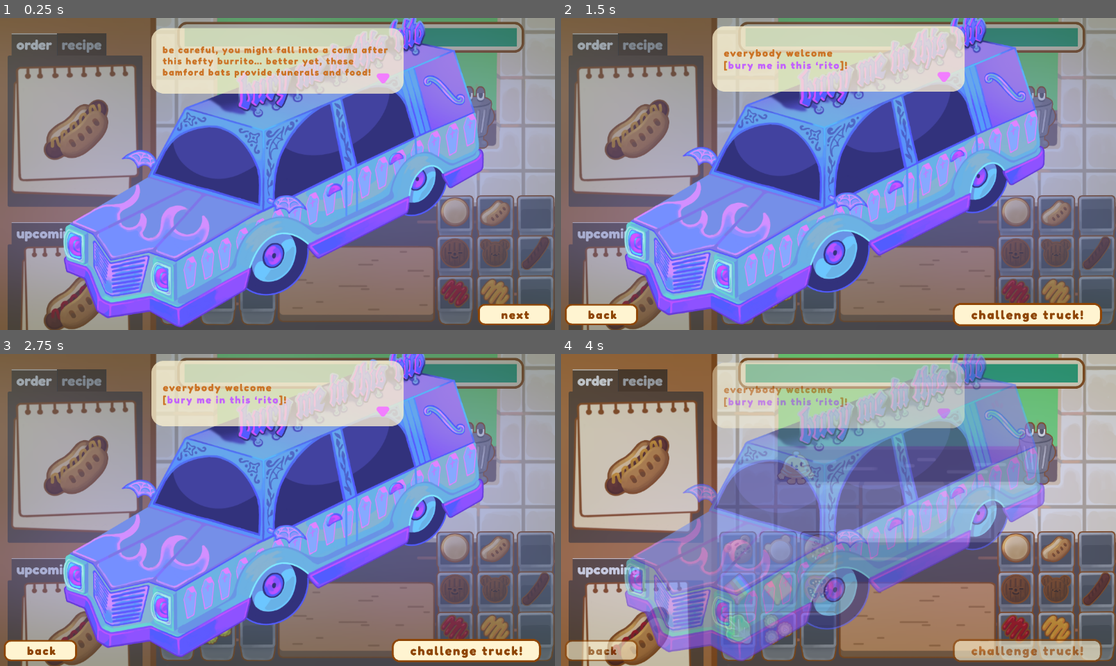
Above: before the commit, frames 1-4 (two rows, left to right).
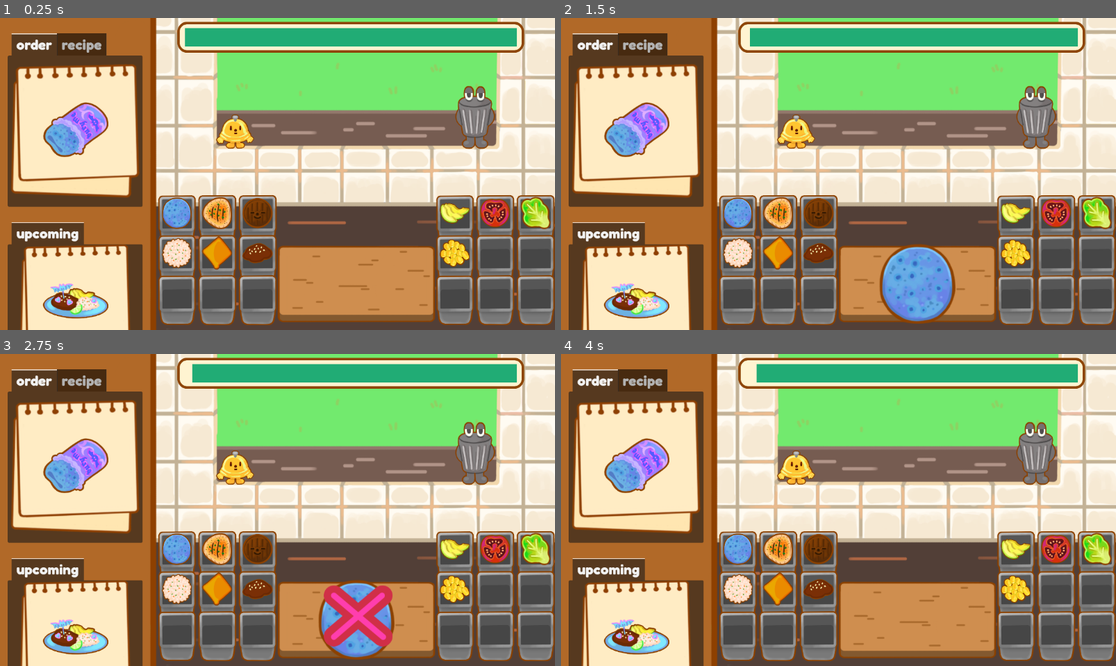
Above: after the commit, the same moments.

Repository: Gus700/FoodTruckBattles
Game: Godot game, scene res://scenes/Level2.tscn
The game is run twice, just before and just after one commit, with the same random seed, the same clock (stepped at 60 frames per second) and the same inputs. This scene is started directly instead of the project's main scene.
Inputs (mouse positions are in pixels of both pictures, inside the frame that each line leads up to):
- Up to frame 1 (0.25 s): no input
- Up to frame 2 (1.5 s): click (1077, 314) at 0.52 s; click (738, 211) at 1.27 s
- Up to frame 3 (2.75 s): click (233, 466) at 2 s
- Up to frame 4 (4 s): click (1038, 453) at 2.75 s; click (1027, 650) at 3.52 s

The runs differ from the first frame. In frame 1, 95% of the frame differs, in the area x 0-100%, y 0-100%; in frame 2, 95%; in frame 3, 95%; in frame 4, 93%.

Commit message:
Level 2 gameplay now in

Diff:
--- a/resourceData/ingredients/avacado.tres
+++ /dev/null
@@ -1,9 +0,0 @@
-[gd_resource type="Resource" script_class="BaseIngredient" load_steps=3 format=3 uid="uid://c8nic1m6w358y"]
-
-[ext_resource type="Texture2D" uid="uid://dgib38dbw7yvu" path="res://assets/food/ingredients/avocado.png" id="1_a878v"]
-[ext_resource type="Script" path="res://scripts/baseIngredient.gd" id="1_klq7i"]
-
-[resource]
-script = ExtResource("1_klq7i")
-ingrName = "avacado"
-mainTexture = ExtResource("1_a878v")
--- /dev/null
+++ b/resourceData/ingredients/avocado.tres
@@ -0,0 +1,9 @@
+[gd_resource type="Resource" script_class="BaseIngredient" load_steps=3 format=3 uid="uid://c8nic1m6w358y"]
+
+[ext_resource type="Texture2D" uid="uid://dgib38dbw7yvu" path="res://assets/food/ingredients/avocado.png" id="1_yxhn7"]
+[ext_resource type="Script" path="res://scripts/baseIngredient.gd" id="2_bmgex"]
+
+[resource]
+script = ExtResource("2_bmgex")
+ingrName = "avocado"
+mainTexture = ExtResource("1_yxhn7")
--- a/resourceData/orders/mole.tres
+++ b/resourceData/orders/mole.tres
@@ -5,5 +5,5 @@
 
 [resource]
 script = ExtResource("1_rhp2x")
-recipe = Array[String](["chickenBreast", "moleSauce", "rice ", "avocado"])
+recipe = Array[String](["chickenBreast", "moleSauce", "rice", "avocado"])
 mainTexture = ExtResource("1_ybjdp")
--- a/scenes/Level2.tscn
+++ b/scenes/Level2.tscn
@@ -1,15 +1,75 @@
-[gd_scene load_steps=6 format=3 uid="uid://bpeuhwuf7kl1q"]
+[gd_scene load_steps=17 format=3 uid="uid://c3s32hj4j2ejd"]
 
 [ext_resource type="PackedScene" uid="uid://eddd6ar36cnd" path="res://scenes/Level.tscn" id="1_yn5su"]
 [ext_resource type="Texture2D" uid="uid://c6n64wm1m2ccm" path="res://assets/loreScenes/truck_intro/buryme0.png" id="2_r21te"]
+[ext_resource type="Resource" uid="uid://blwnyyjemk5" path="res://resourceData/orders/mole.tres" id="2_u0qop"]
+[ext_resource type="Resource" uid="uid://noh0mdooxl8h" path="res://resourceData/orders/burrito.tres" id="3_l1nch"]
 [ext_resource type="Texture2D" uid="uid://bpsb465dfjdex" path="res://assets/loreScenes/truck_intro/buryme1.png" id="3_stvhd"]
 [ext_resource type="Texture2D" uid="uid://8ei7gxjmkwop" path="res://assets/loreScenes/lore_bg/buryme_bg.png" id="4_byxme"]
+[ext_resource type="Resource" path="res://resourceData/ingredients/blueTortilla.tres" id="4_fnkj6"]
+[ext_resource type="Resource" uid="uid://bqlu870vitjk5" path="res://resourceData/ingredients/chickenBreast.tres" id="5_fplm3"]
 [ext_resource type="Texture2D" uid="uid://ckj3vve1hpewn" path="res://assets/trucks/bury_me.png" id="5_rta48"]
+[ext_resource type="Resource" uid="uid://dp6bqwo157oj8" path="res://resourceData/ingredients/clownPatty.tres" id="6_cpo68"]
+[ext_resource type="Resource" path="res://resourceData/ingredients/rice.tres" id="7_q0x38"]
+[ext_resource type="Resource" path="res://resourceData/ingredients/moleSauce.tres" id="8_6ftcy"]
+[ext_resource type="Resource" uid="uid://c8nic1m6w358y" path="res://resourceData/ingredients/avocado.tres" id="9_0u3dr"]
+[ext_resource type="Resource" uid="uid://jmfdb4rty8s5" path="res://resourceData/ingredients/tomato.tres" id="10_p2on5"]
+[ext_resource type="Resource" uid="uid://pk1tim3x7tr1" path="res://resourceData/ingredients/lettuce.tres" id="11_8orn6"]
+[ext_resource type="Resource" path="res://resourceData/ingredients/corn.tres" id="12_rhcwv"]
 
 [node name="Level" instance=ExtResource("1_yn5su")]
-currentLevelName = "Level2"
+currentLevelName = "Level3"
+
+[node name="Order Area" parent="." index="2"]
+orderTypes = Array[Resource]([ExtResource("2_u0qop"), ExtResource("3_l1nch")])
+
+[node name="SelectableIngredient" parent="Ingredients Area/LeftIngr/HBoxContainer" index="0"]
+ingrResource = ExtResource("4_fnkj6")
+
+[node name="SelectableIngredient2" parent="Ingredients Area/LeftIngr/HBoxContainer" index="1"]
+ingrResource = ExtResource("5_fplm3")
+
+[node name="SelectableIngredient3" parent="Ingredients Area/LeftIngr/HBoxContainer" index="2"]
+ingrResource = ExtResource("6_cpo68")
+
+[node name="SelectableIngredient" parent="Ingredients Area/LeftIngr/HBoxContainer2" index="0"]
+ingrResource = ExtResource("7_q0x38")
+
+[node name="SelectableIngredient3" parent="Ingredients Area/LeftIngr/HBoxContainer2" index="2"]
+ingrResource = ExtResource("8_6ftcy")
+
+[node name="SelectableIngredient" parent="Ingredients Area/LeftIngr/HBoxContainer3" index="0"]
+ingrResource = null
+
+[node name="SelectableIngredient2" parent="Ingredients Area/LeftIngr/HBoxContainer3" index="1"]
+ingrResource = null
+
+[node name="SelectableIngredient" parent="Ingredients Area/RightIngr/HBoxContainer" index="0"]
+ingrResource = ExtResource("9_0u3dr")
+
+[node name="SelectableIngredient2" parent="Ingredients Area/RightIngr/HBoxContainer" index="1"]
+ingrResource = ExtResource("10_p2on5")
+
+[node name="SelectableIngredient3" parent="Ingredients Area/RightIngr/HBoxContainer" index="2"]
+ingrResource = ExtResource("11_8orn6")
+
+[node name="SelectableIngredient" parent="Ingredients Area/RightIngr/HBoxContainer2" index="0"]
+ingrResource = ExtResource("12_rhcwv")
+
+[node name="SelectableIngredient2" parent="Ingredients Area/RightIngr/HBoxContainer2" index="1"]
+ingrResource = null
+
+[node name="SelectableIngredient3" parent="Ingredients Area/RightIngr/HBoxContainer2" index="2"]
+ingrResource = null
+
+[node name="SelectableIngredient" parent="Ingredients Area/RightIngr/HBoxContainer3" index="0"]
+ingrResource = null
+
+[node name="SelectableIngredient2" parent="Ingredients Area/RightIngr/HBoxContainer3" index="1"]
+ingrResource = null
 
 [node name="TruckIntro" parent="." index="9"]
+visible = false
 textImgs = Array[Texture2D]([ExtResource("2_r21te"), ExtResource("3_stvhd")])
 
 [node name="bg" parent="TruckIntro" index="0"]
